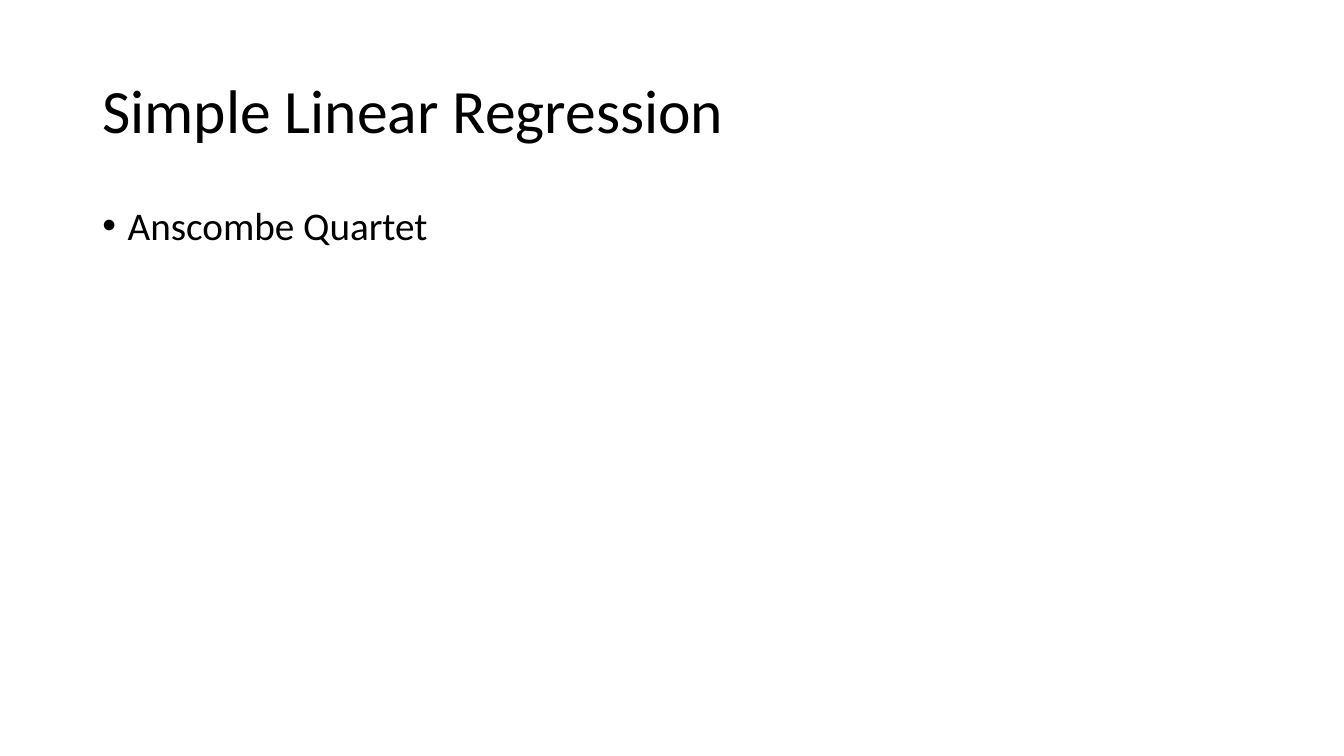
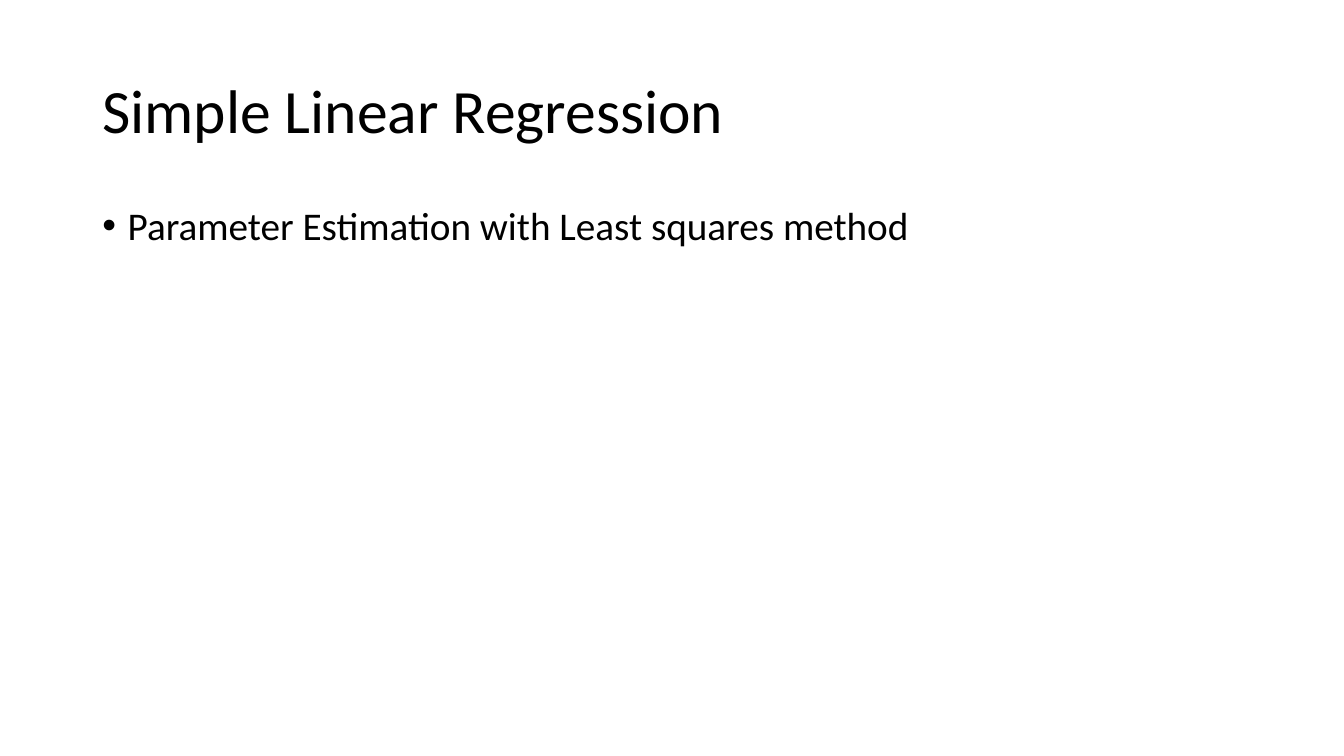
Before and after one commit to puneetjindal/r_python, a slide deck: slide 8 of acadgild/24-02-2017/Regression Analysis by example.pptx (slide 7 before the commit). Drawn at 1344x756 pixels with LibreOffice and Linux fonts; fonts in the diff are those of the drawing. Boxes give left, top, right and bottom in pixels: in the first picture for what was removed or moved away, otherwise in the second. Text is boxed around its words. In the diff, an @@ line names an element or a change of style, - is before the commit and + after.

Commit message:
Added sentiment analysis material and regression ppt

```diff
--- a/acadgild/24-02-2017/Regression Analysis by example.pptx
+++ b/acadgild/24-02-2017/Regression Analysis by example.pptx
@@ text at box(128, 212, 908, 247): text changed @@
-• Anscombe Quartet
+• Parameter Estimation with Least squares method
```
Also in this commit, not shown: 1 other slide changed, 27 slides added, 16 other files.
